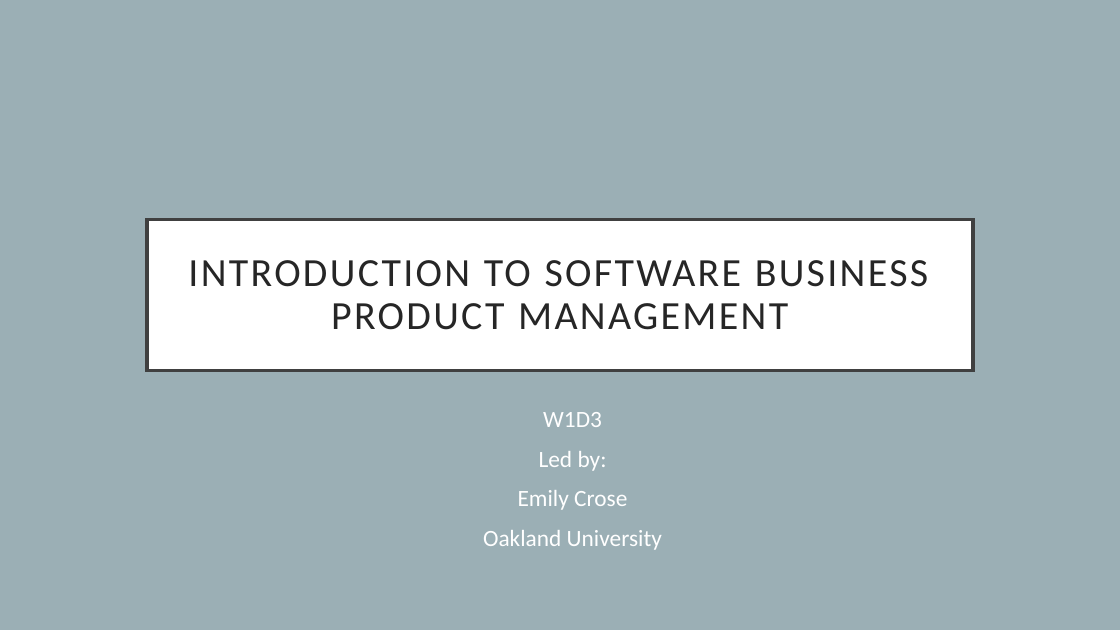
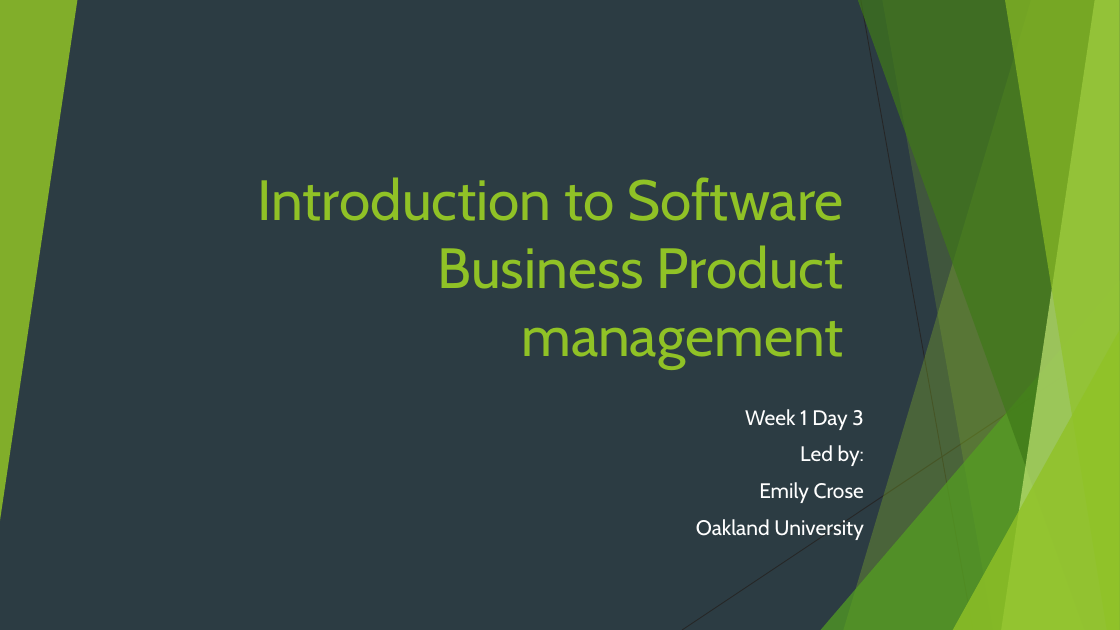
Before and after one commit to hexa-decim8/ISBPM, a slide deck: slide 1 of Class_Materials/Week_1/Day_3/ISBPM w1d3.pptx. Drawn at 1120x630 pixels with LibreOffice and Linux fonts; fonts in the diff are those of the drawing. Boxes give left, top, right and bottom in pixels: in the first picture for what was removed or moved away, otherwise in the second. Text is boxed around its words. In the diff, an @@ line names an element or a change of style, - is before the commit and + after.

```diff
--- a/Class_Materials/Week_1/Day_3/ISBPM w1d3.pptx
+++ b/Class_Materials/Week_1/Day_3/ISBPM w1d3.pptx
@@ background #9BAFB5 to #2C3C43 @@
@@ group added at <box>0,0,1120,630</box>: 5 freeform shapes, 3 triangles, 2 lines @@
@@ title "Introduction to Software Business Product ...": place and size @@
-title "Introduction to Software Business Product ..." at <box>147,219,973,371</box>
+title "Introduction to Software Business Product ..." at <box>258,177,844,369</box>
@@ title "Introduction to Software Business Product ..." at <box>258,177,844,369</box>: vertical alignment middle to bottom; fill #FFFFFF to none; outline #404040 3 pt to none @@
@@ title at <box>258,177,844,369</box>: text changed; size 34.2 to 48.6 pt; font Calibri to Cabin; text colour #262626 to #90C226 @@
-INTRODUCTION TO SOFTWARE BUSINESS PRODUCT MANAGEMENT
+Introduction to Software Business Product management
@@ subtitle at <box>745,409,863,430</box>: text changed; size 20 to 18 pt; font Calibri to Cabin @@
-W1D3
+Week 1 Day 3
@@ subtitle at <box>696,445,864,540</box>: size 20 to 18 pt, font Calibri to Cabin in "Led by:", "Emily Crose", "Oakland University"; alignment centre to right @@
```
Also in this commit, not shown: 16 other slides changed, 3 slides added, 1 slide removed, 1 other file.
